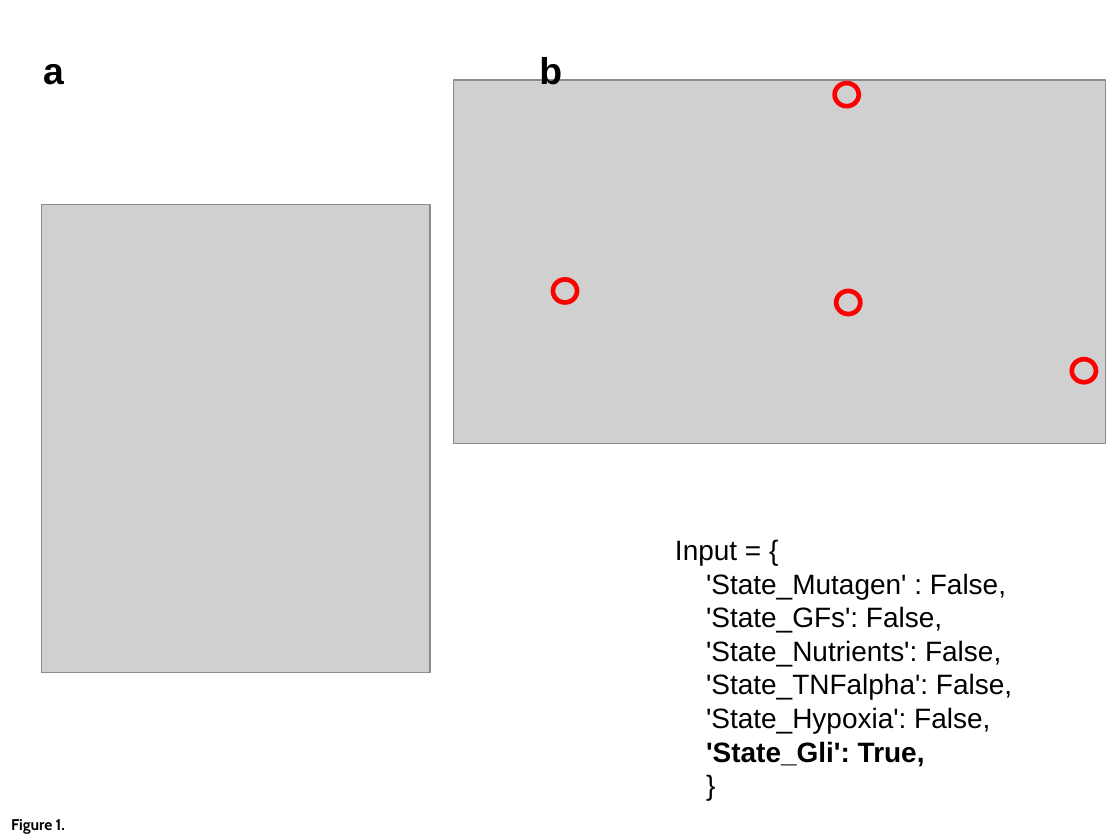
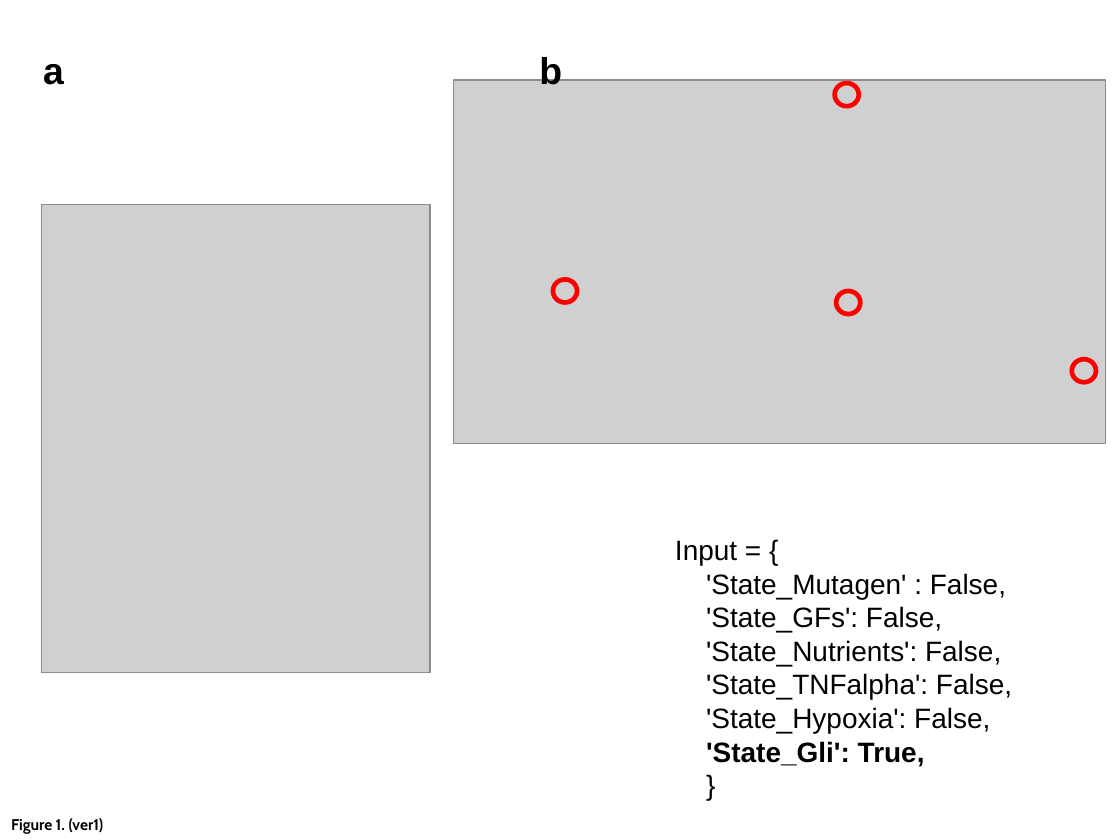
Before and after one commit to jehoons/sbie_optdrug, a slide deck: slide 1 of result_season2/figures.pptx. Drawn at 1120x840 pixels with LibreOffice and Linux fonts; fonts in the diff are those of the drawing; grey boxes stand for pictures. Boxes give left, top, right and bottom in pixels: in the first picture for what was removed or moved away, otherwise in the second. Text is boxed around its words. In the diff, an @@ line names an element or a change of style, - is before the commit and + after.

```diff
--- a/result_season2/figures.pptx
+++ b/result_season2/figures.pptx
@@ text at (11, 818, 104, 834): text changed @@
-Figure 1.
+Figure 1. (ver1)
```
Also in this commit, not shown: 1 other slide changed, 2 other files.
